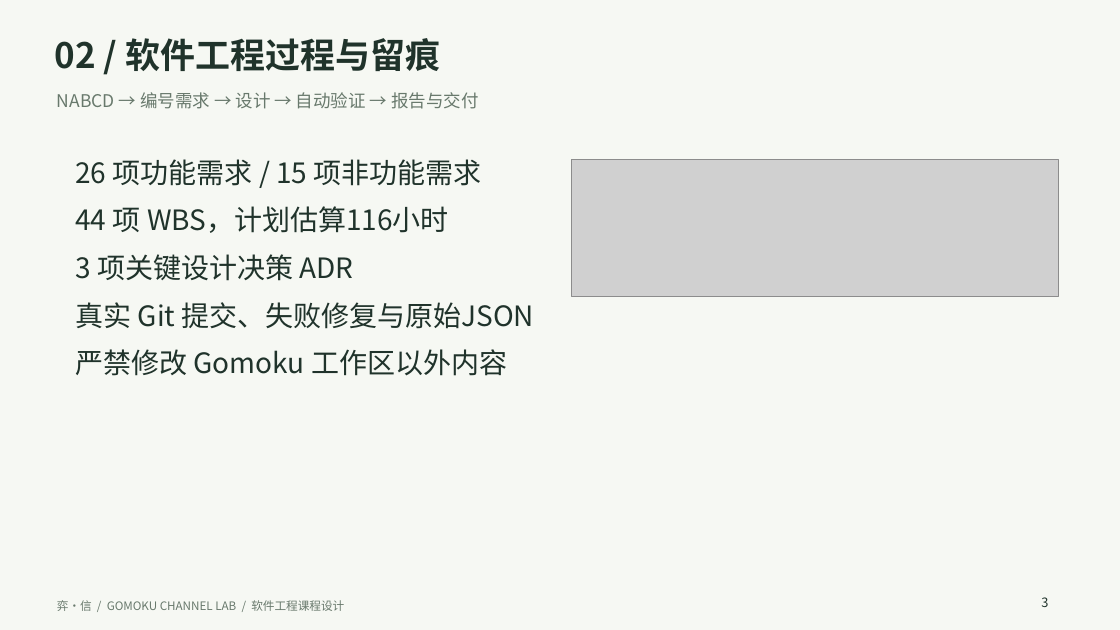
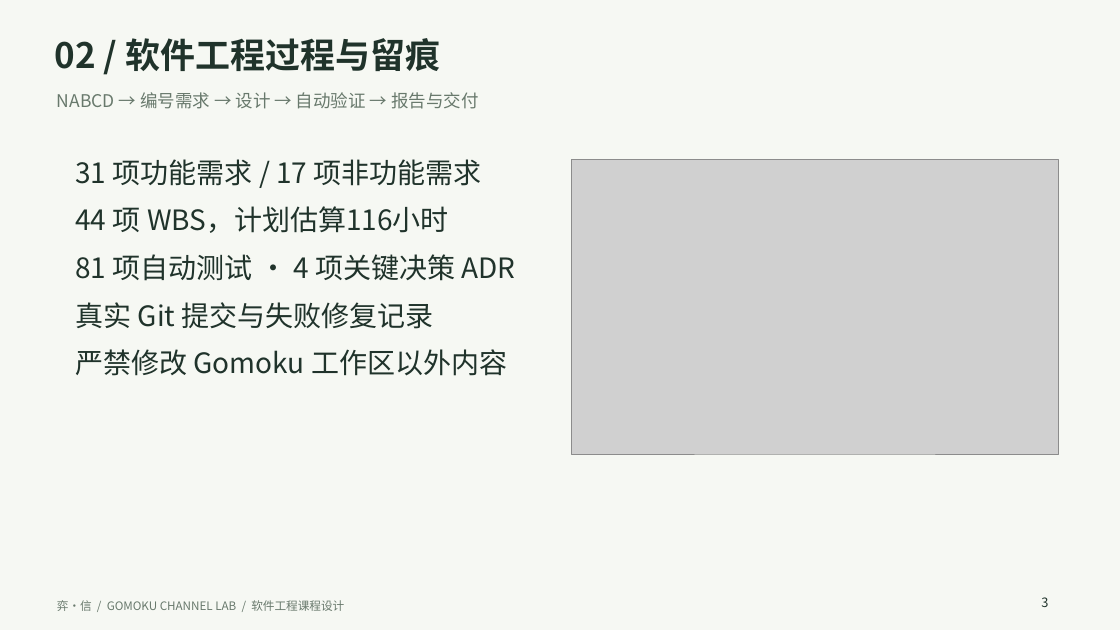
Before and after one commit to haisiiontam/YiXin, a slide deck: slide 3 of reports/弈信-8分钟课程答辩.pptx. Drawn at 1120x630 pixels with LibreOffice and Linux fonts; fonts in the diff are those of the drawing; grey boxes stand for pictures. Boxes give left, top, right and bottom in pixels: in the first picture for what was removed or moved away, otherwise in the second. Text is boxed around its words. In the diff, an @@ line names an element or a change of style, - is before the commit and + after.

Commit message:
提交弈信课程设计项目并更新V2答辩PPT

```diff
--- a/reports/弈信-8分钟课程答辩.pptx
+++ b/reports/弈信-8分钟课程答辩.pptx
@@ text at (x1=75, y1=159, x2=482, y2=186): text changed @@
-26 项功能需求 / 15 项非功能需求
+31 项功能需求 / 17 项非功能需求
@@ picture resized from (x1=571, y1=160, x2=1059, y2=296) to (x1=571, y1=160, x2=1059, y2=455) @@
@@ text at (x1=75, y1=254, x2=515, y2=329): text changed @@
-3 项关键设计决策 ADR
-真实 Git 提交、失败修复与原始JSON
+81 项自动测试 · 4 项关键决策 ADR
+真实 Git 提交与失败修复记录
```
Also in this commit, not shown: 7 other slides changed, 2 slides added, 3 other files.
